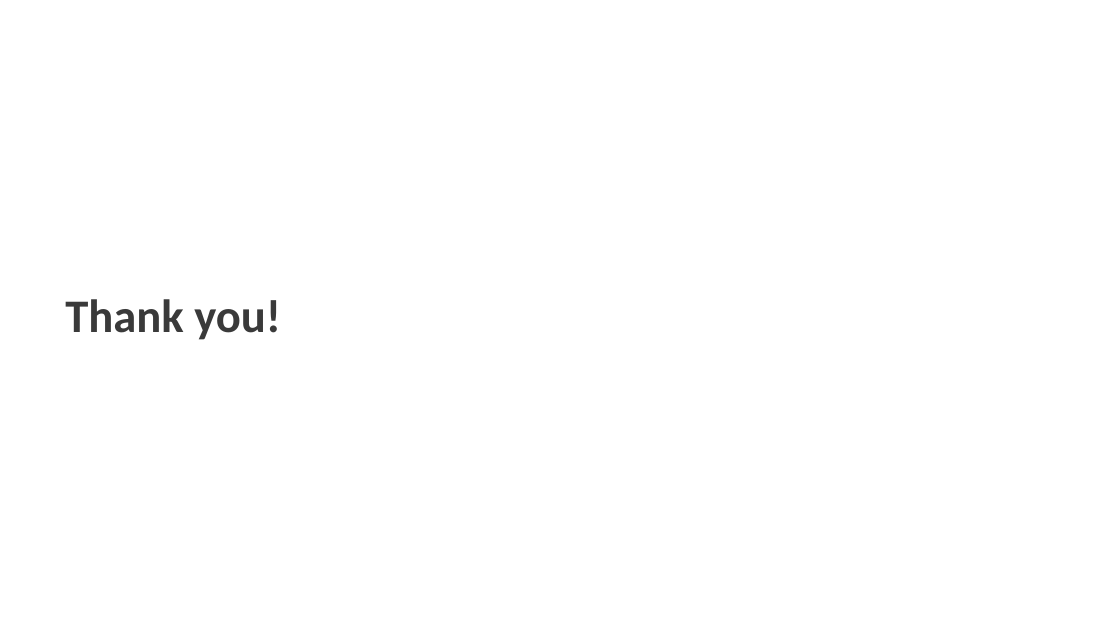
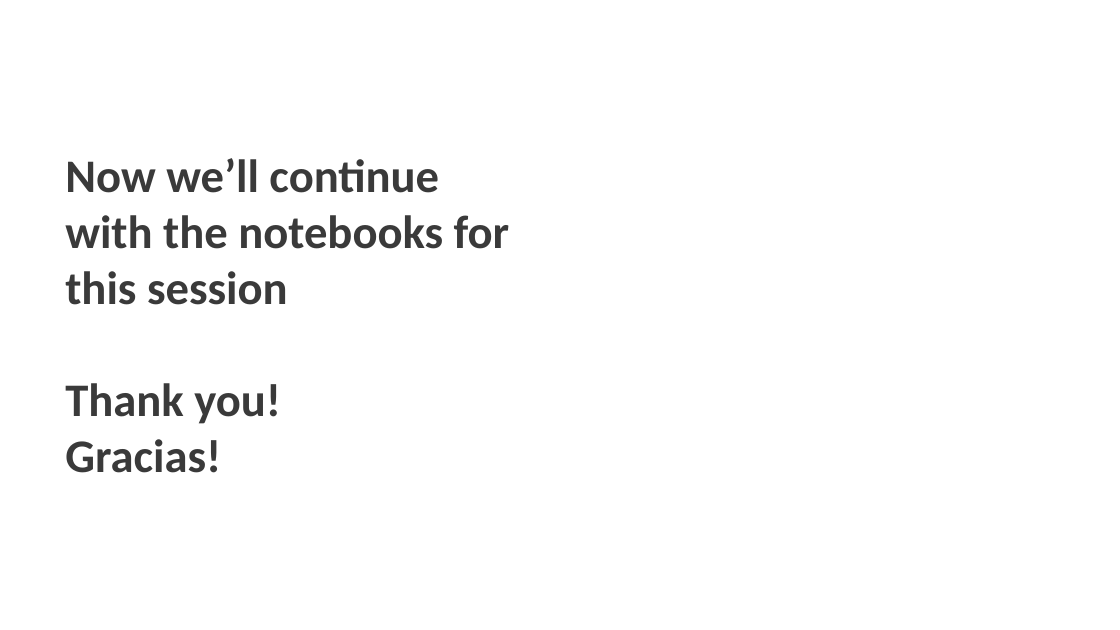
Before and after one commit to worldbank/dec-python-course, a slide deck: slide 17 of 1-foundations/4-api-and-dataviz/Introduction to APIs.pptx. Drawn at 1120x630 pixels with LibreOffice and Linux fonts; fonts in the diff are those of the drawing; background and template pictures are left out. Boxes give left, top, right and bottom in pixels: in the first picture for what was removed or moved away, otherwise in the second. Text is boxed around its words. In the diff, an @@ line names an element or a change of style, - is before the commit and + after.

```diff
--- a/1-foundations/4-api-and-dataviz/Introduction to APIs.pptx
+++ b/1-foundations/4-api-and-dataviz/Introduction to APIs.pptx
@@ title at [65, 158, 510, 473]: text changed @@
-Thank you!
+Now we’ll continue with the notebooks for this session
+Thank you!
+Gracias!
```
Also in this commit, not shown: 15 other slides changed, 1 other file.
